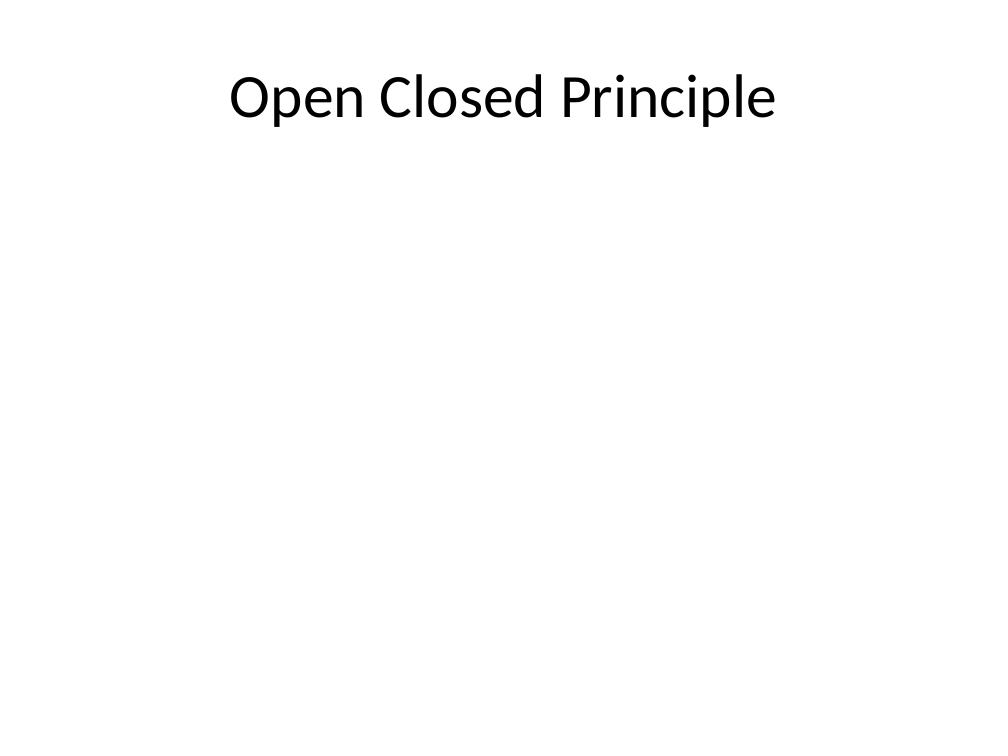
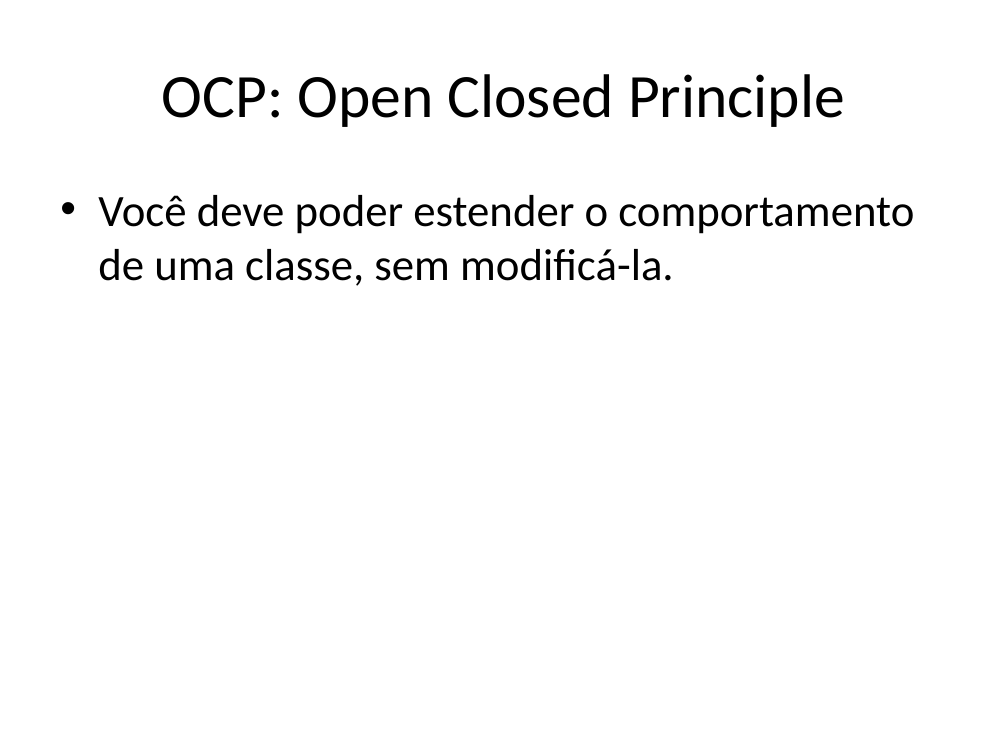
Before and after one commit to ivanpaulovich/event-sourcing-jambo, a slide deck: slide 17 of docs/Princípios SOLID usando .NET Core e Visual Studio 2017.pptx (slide 13 before the commit). Drawn at 1008x756 pixels with LibreOffice and Linux fonts; fonts in the diff are those of the drawing. Boxes give left, top, right and bottom in pixels: in the first picture for what was removed or moved away, otherwise in the second. Text is boxed around its words. In the diff, an @@ line names an element or a change of style, - is before the commit and + after.

```diff
--- a/docs/Princípios SOLID usando .NET Core e Visual Studio 2017.pptx
+++ b/docs/Princípios SOLID usando .NET Core e Visual Studio 2017.pptx
@@ title at (x1=162, y1=74, x2=845, y2=127): text changed @@
-Open Closed Principle
+OCP: Open Closed Principle
@@ text added at (x1=98, y1=195, x2=914, y2=286), 32 pt, text #000000 @@
+• Você deve poder estender o comportamento de uma classe, sem modificá-la.
```
Also in this commit, not shown: 6 other slides changed, 6 slides added, 2 other files.
